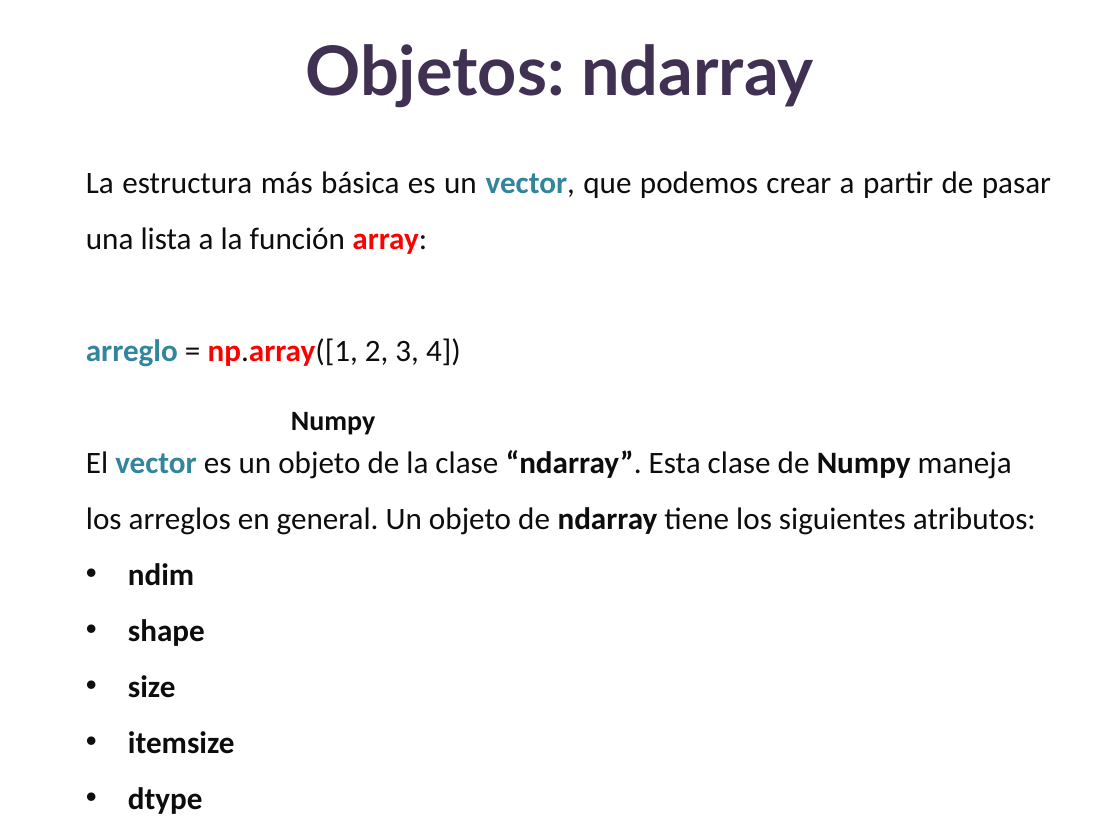
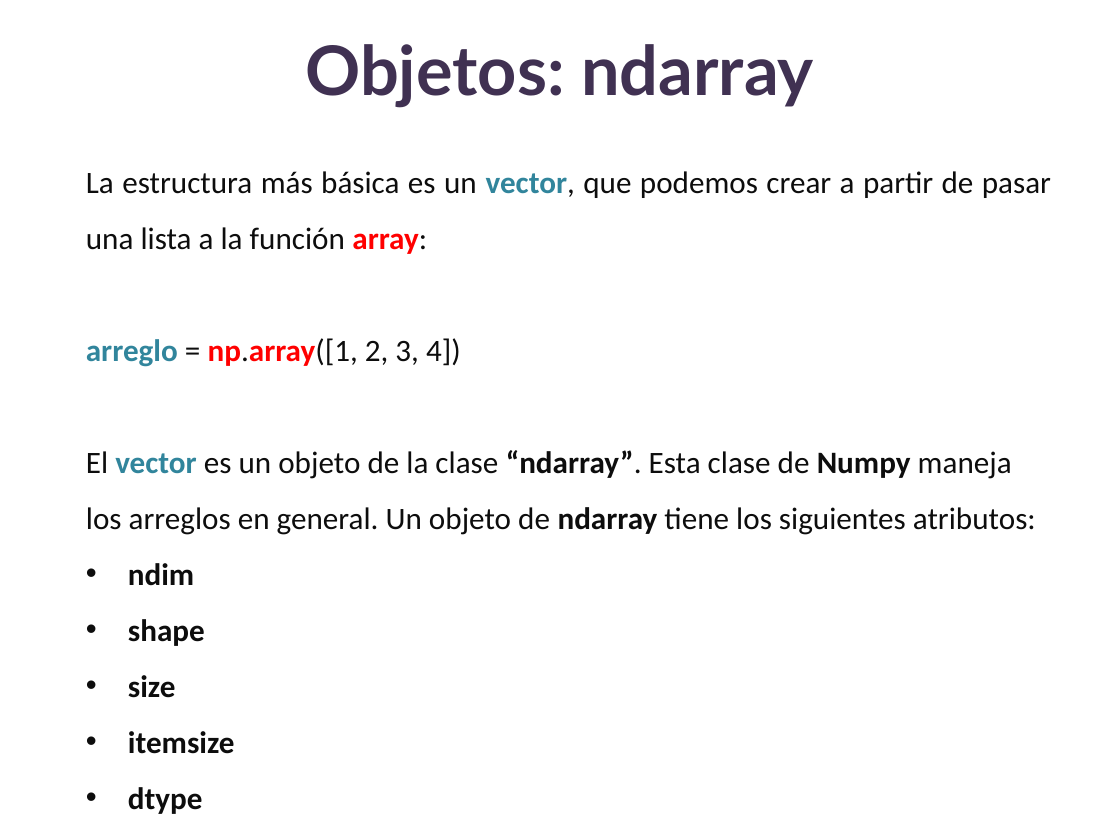
Before and after one commit to lizetheP/Analitica, a slide deck: slide 5 of CalendarioAgo2023/presentaciones/21_Arreglos.pptx. Drawn at 1120x840 pixels with LibreOffice and Linux fonts; fonts in the diff are those of the drawing. Boxes give left, top, right and bottom in pixels: in the first picture for what was removed or moved away, otherwise in the second. Text is boxed around its words. In the diff, an @@ line names an element or a change of style, - is before the commit and + after.

```diff
--- a/CalendarioAgo2023/presentaciones/21_Arreglos.pptx
+++ b/CalendarioAgo2023/presentaciones/21_Arreglos.pptx
@@ text removed at [291,412,375,435] @@
-Numpy
```
Also in this commit, not shown: 1 other file.
